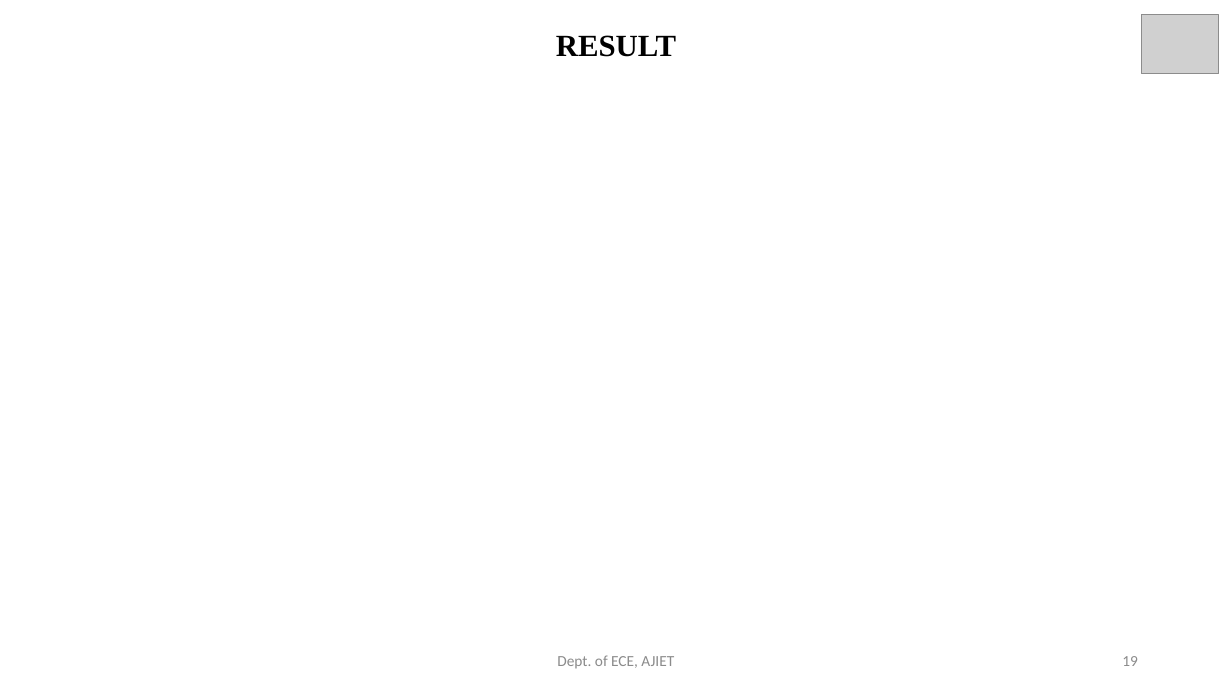
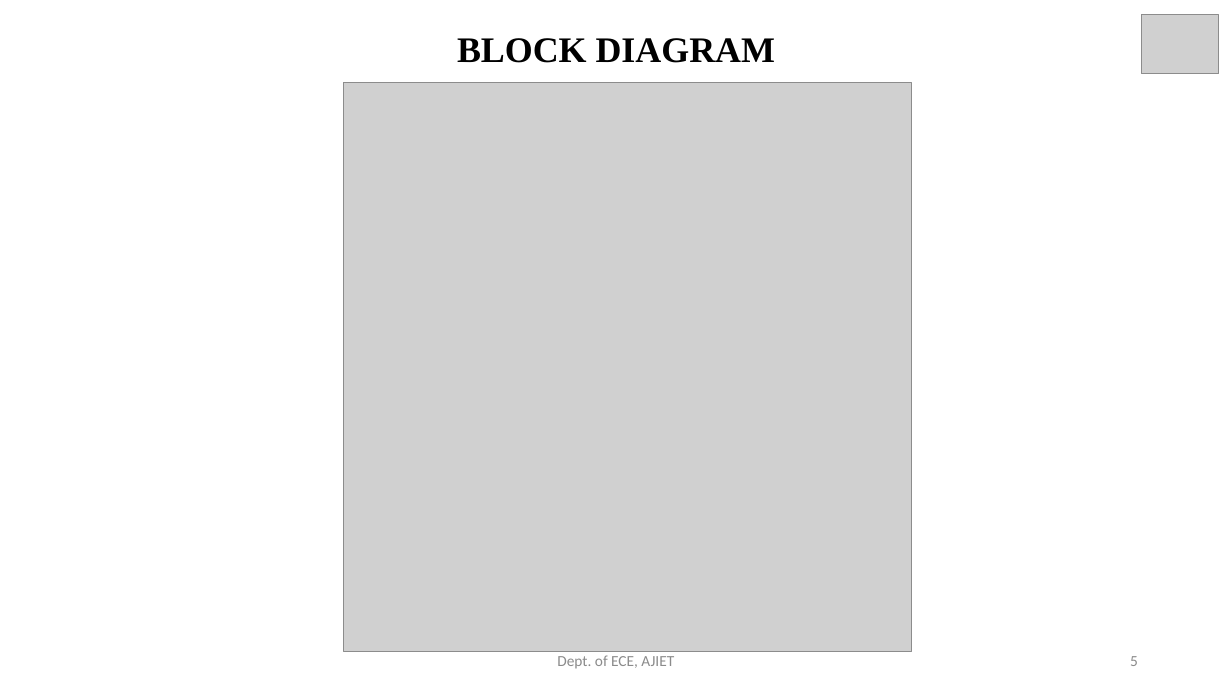
Before and after one commit to yashasshettyk/DEPT-OF-ECE-PROJECTS, a slide deck: slide 5 of AAB 7th SEM.pptx (slide 19 before the commit). Drawn at 1232x693 pixels with LibreOffice and Linux fonts; fonts in the diff are those of the drawing; grey boxes stand for pictures. Boxes give left, top, right and bottom in pixels: in the first picture for what was removed or moved away, otherwise in the second. Text is boxed around its words. In the diff, an @@ line names an element or a change of style, - is before the commit and + after.

```diff
--- a/AAB 7th SEM.pptx
+++ b/AAB 7th SEM.pptx
@@ text added at (457,38,775,63), 28 pt, text #000000, bold @@
+BLOCK DIAGRAM
@@ text removed at (556,35,676,57) @@
-RESULT
@@ picture added at (344,83,912,652) @@
@@ page number at (1130,656,1138,666): text changed @@
-19
+5
```
Also in this commit, not shown: 8 other slides changed, 1 slide removed, 1 other file.
